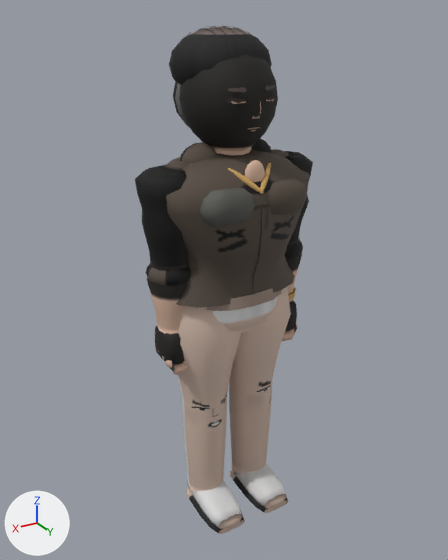
A saved change to the glTF model assets/models/hantaecheol_a.glb.
The view is the same before and after, from a camera (50 mm lens) standing at (1.168, 1.914, 1.967) and looking at (0.005, -0.023, 0.998). Lighting does not change. The marker at lower left points along +X, +Y and +Z. The picture after the commit comes second. Vertices at exactly the same position are counted once.

Objects in the first picture: 'Body'.
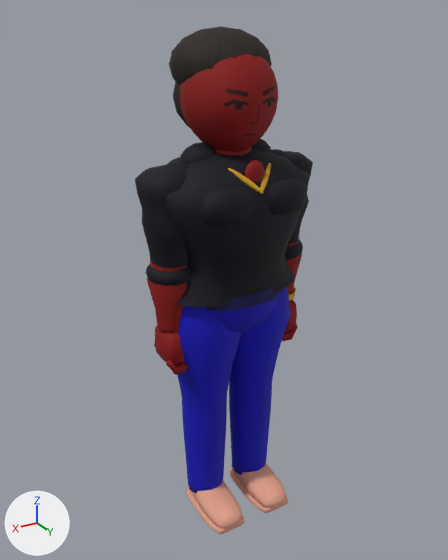
What differs and where, as boxes [x1, y1, x2, y2] in the pictures (448 x 560 px; the box of a moved part takes in the faces that stretch with it):
part 1 of me_mesh_0, deleted
    before: [226, 86, 277, 131]
part 2 of me_mesh_0, moved or reshaped
    before: [179, 26, 278, 151]
    after: [180, 54, 278, 152]
part 3 of me_mesh_0, recoloured (darker)
    both: [146, 26, 311, 534]

Patch to the scene script:
```diff
--- a/assets/models/hantaecheol_a.glb.py
+++ b/assets/models/hantaecheol_a.glb.py
@@ me_mesh_0 @@
 # used by ob_body; location = (0.0, 0.0, 0.0)
-me_mesh_0.from_pydata(...)  # 4741 vertices, 8678 faces; spans x -0.36..0.36, y -0.23..0.24, z -0.03..1.93
+me_mesh_0.from_pydata(...)  # 4001 vertices, 7562 faces; spans x -0.36..0.36, y -0.23..0.24, z -0.03..1.93
+# me_mesh_0 part 1: 15 loose pieces with 645 vertices, spanning x -0.1..0.1, y 0.15..0.18, z 1.6..1.75, are deleted
+# me_mesh_0 part 2: 21 vertices moved from x -0.14..0.14, y -0.14..0.17, z 1.51..1.81 to x -0.14..0.14, y -0.14..0.17, z 1.5..1.81; 395 vertices removed from x -0.16..0.16, y -0.22..0.17, z 1.51..1.93; 300 vertices added at x -0.17..0.17, y -0.17..0.17, z 1.5..1.88
+# me_mesh_0 part 3: 6919 kept faces spanning x -0.36..0.36, y -0.23..0.24, z -0.03..1.93 get new vertex colours
 me_mesh_0.materials.append(mat_material_0)
```
